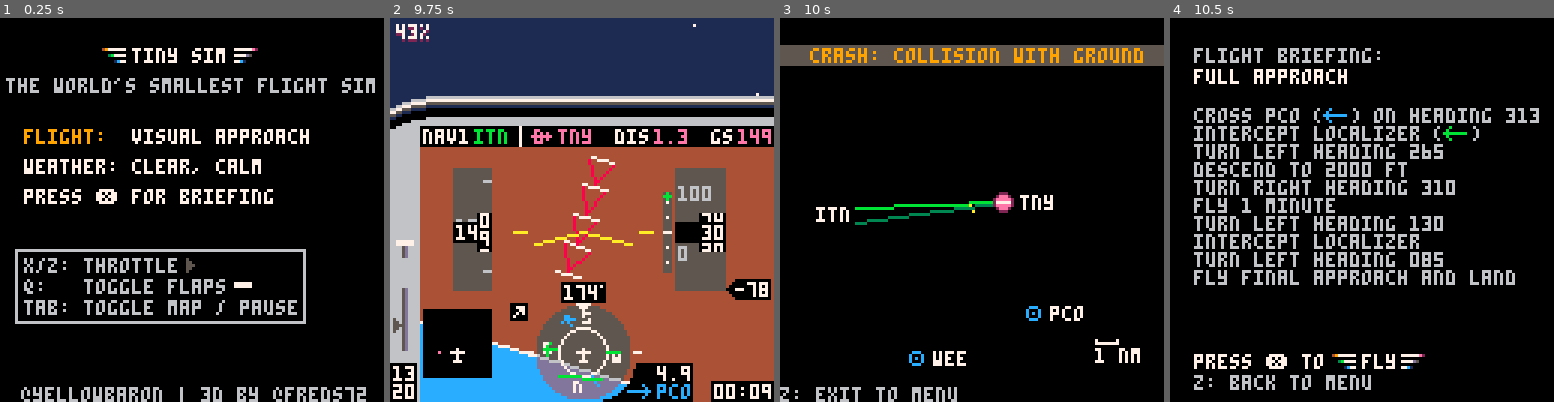
Above: before the commit, frames 1-4 (left to right).
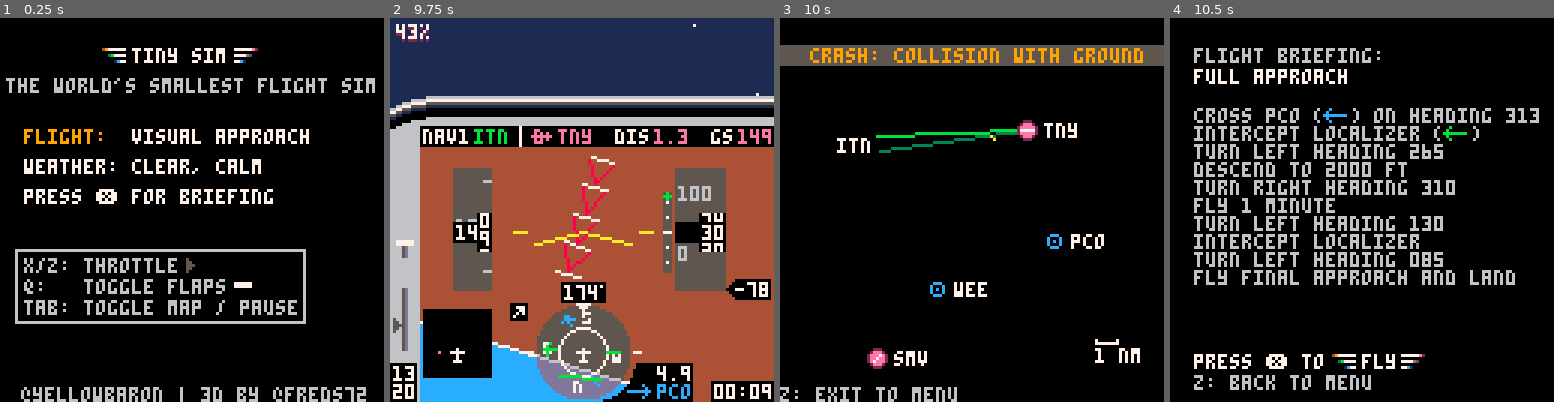
Above: after the commit, the same moments.

Repository: freds72/tiny_sim
Game: PICO-8 cartridge carts/tinysim.p8
Two runs of this game, one before a commit and one after it. Both use one fixed random seed, a clock stepped at 60 frames per second and the inputs below.
Inputs:
- Up to frame 1 (0.25 s): no input
- Up to frame 2 (9.75 s): tap X (X key) at 0.33, 0.7, 1.43, 2.58, 3.1, 3.62, 4.13, 4.65, 5.17, 5.68, 6.2, 6.72, 7.23, 7.75, 8.27, 8.78, 9.3 s; tap O (Z key) at 1.07, 1.8, 2.43, 3.07, 3.7, 4.33, 4.97, 5.6, 6.23, 6.87, 7.5, 8.13, 8.77, 9.4 s; hold Right 2.33-3.33 s; hold Right 3.38-4.22 s; hold Up 4.27-4.67 s; hold Right 4.72-5.72 s; hold Down 5.77-6.1 s; hold Left 6.15-6.98 s; hold Right 7.03-8.03 s; hold Right 8.08-8.92 s; hold Up 8.97-9.37 s; hold Right from 9.42 s (still down)
- Up to frame 3 (10 s): keep holding Right; tap X (X key) at 9.82 s
- Up to frame 4 (10.5 s): tap O (Z key) at 10.03 s; tap X (X key) at 10.33 s; release Right at 10.42 s; hold Down from 10.47 s (still down)

Frames 1-2 are identical in both runs. In frame 3, 3.7% of the frame differs, in the area x 9-85%, y 26-92%; in frame 4, nothing differs.

Commit message:
Removed map panning

Diff:
--- a/carts/tinysim.p8
+++ b/carts/tinysim.p8
@@ -671,8 +671,8 @@
 end
 
 function scalemap(_x,_y)
-  --based on 16nm*zoom per 128px
-  return ((_x-lon)/600)*128+64,128+((_y-lat)/600)*128-64
+  --based on 16nm per 128px
+  return _x/600*128,128+_y/600*128
 end
 
 function drawbriefing()
